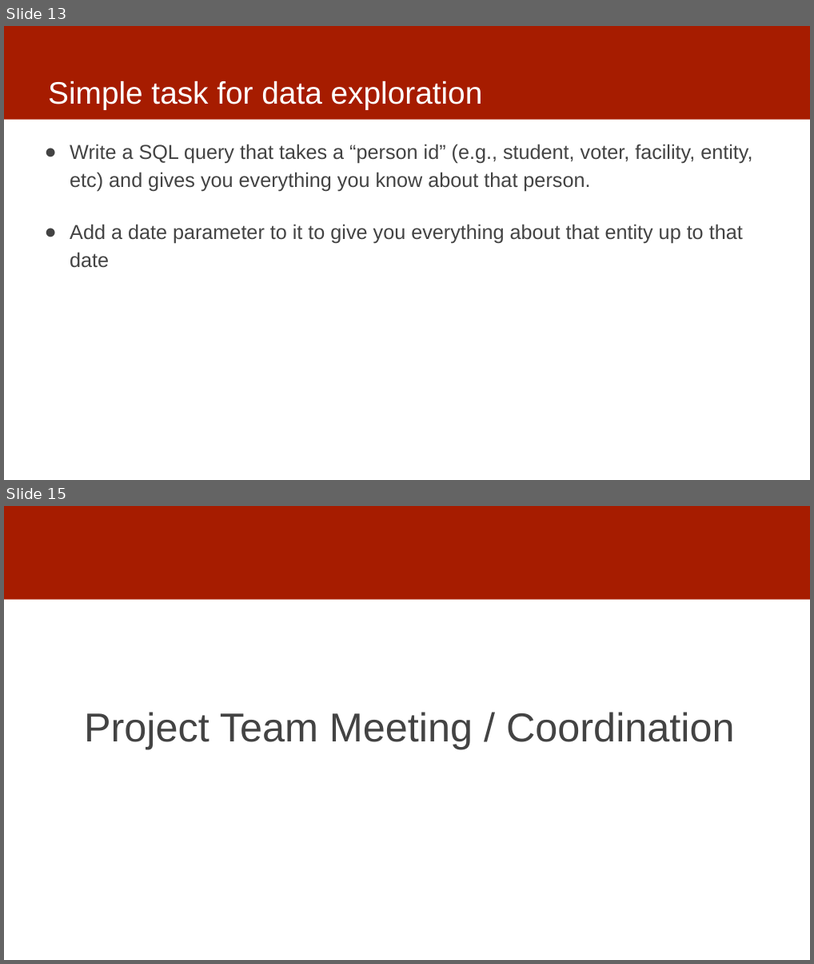
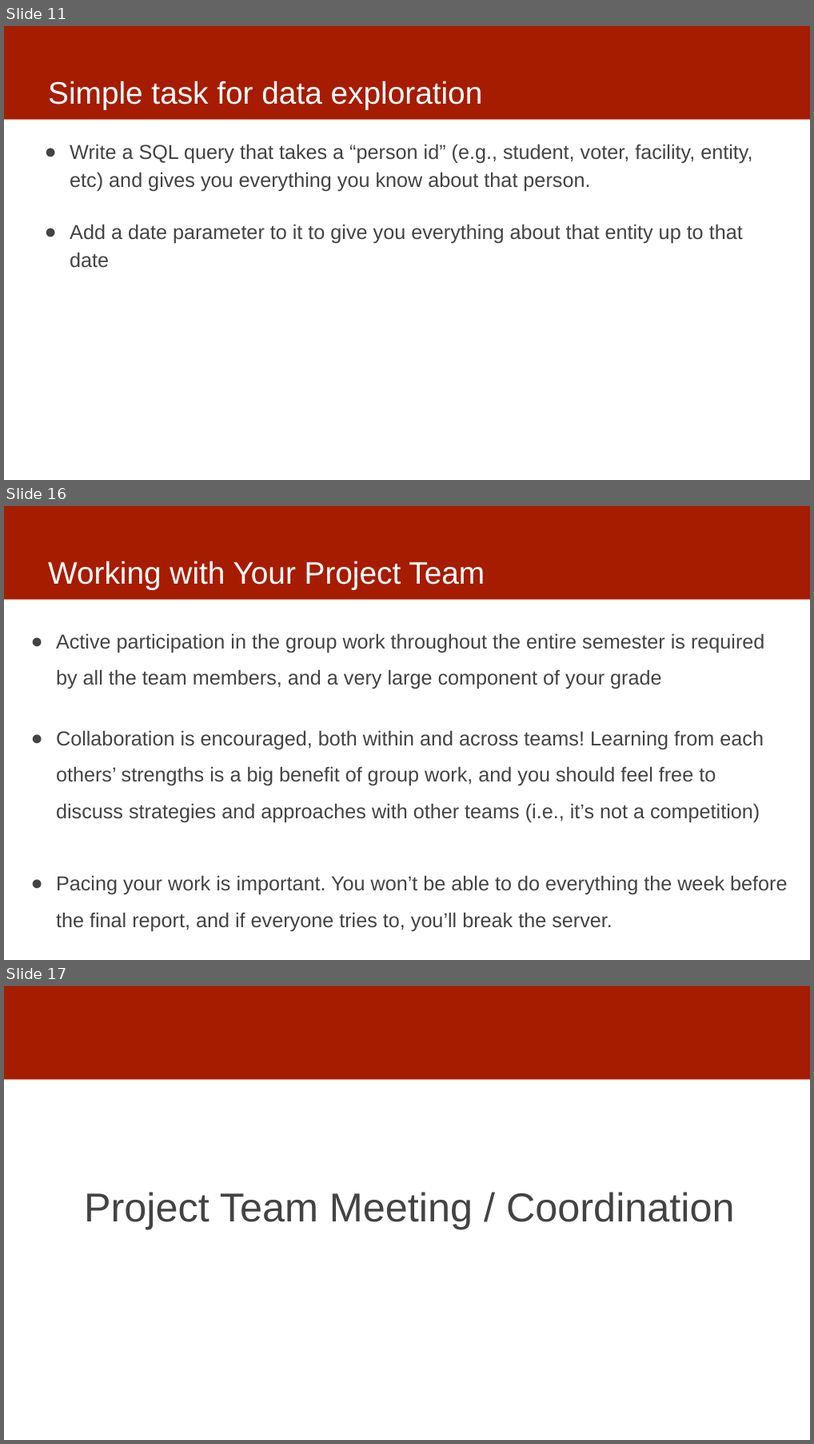
Before and after one commit to dssg/mlforpublicpolicylab, a slide deck: 03 - Data Exploration, Analytical Formulation, and Baselines/data-exploration.pptx. Shown one above the other, each under a label of ours: slides 13 and 15 before the commit, slides 11, 16 and 17 after it; the slides between them are not shown. The pictures are 814x964 and 814x1444 pixels, drawn with LibreOffice and Linux fonts; fonts in the diff are those of the drawing. Boxes give left, top, right and bottom in pixels: in the first picture for what was removed or moved away, otherwise in the second. Text is boxed around its words. In the diff, an @@ line names an element or a change of style, - is before the commit and + after.

```diff
--- a/03 - Data Exploration, Analytical Formulation, and Baselines/data-exploration.pptx
+++ b/03 - Data Exploration, Analytical Formulation, and Baselines/data-exploration.pptx
@@ slide 16 added at bbox=[4, 506, 810, 960], background #FFFFFF; not listed: 1 template element that a slide beside it also shows @@
@@ title added at bbox=[48, 561, 485, 590], 37 pt, text #FFFFFF @@
+Working with Your Project Team
@@ text added at bbox=[56, 633, 787, 931], 24 pt, text #434343 @@
+● Active participation in the group work throughout the entire semester is required by all the team members, and a very large component of your grade
+● Collaboration is encouraged, both within and across teams! Learning from each others’ strengths is a big benefit of group work, and you should feel free to discuss strategies and approaches with other teams (i.e., it’s not a competition)
+● Pacing your work is important. You won’t be able to do everything the week before the final report, and if everyone tries to, you’ll break the server.
@@ what was slide 13 is now slide 11 @@
@@ what was slide 15 is now slide 17 @@
```
Also in this commit, not shown: 2 slides changed, 3 other slides added, 2 slides removed.
